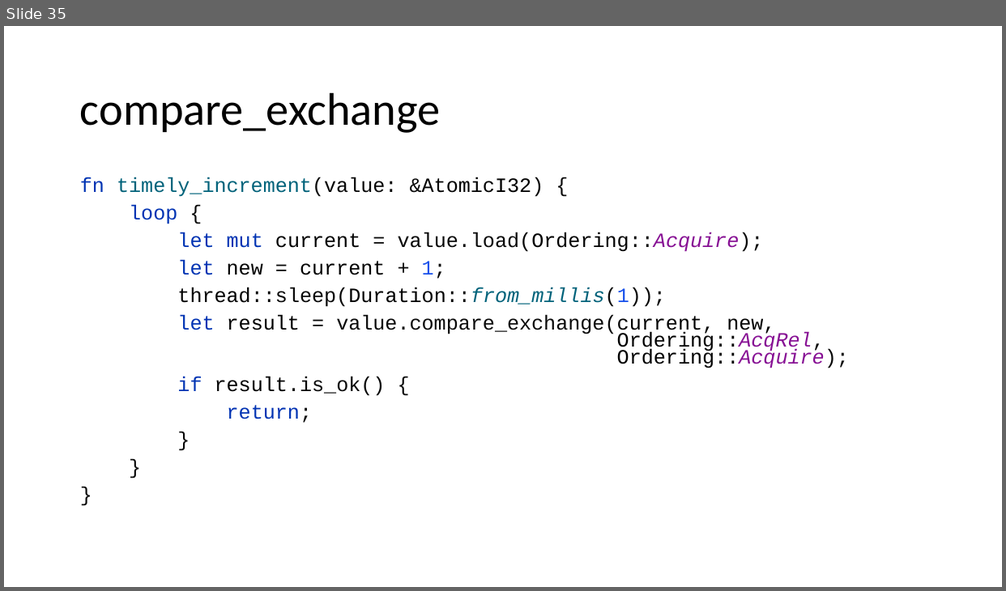
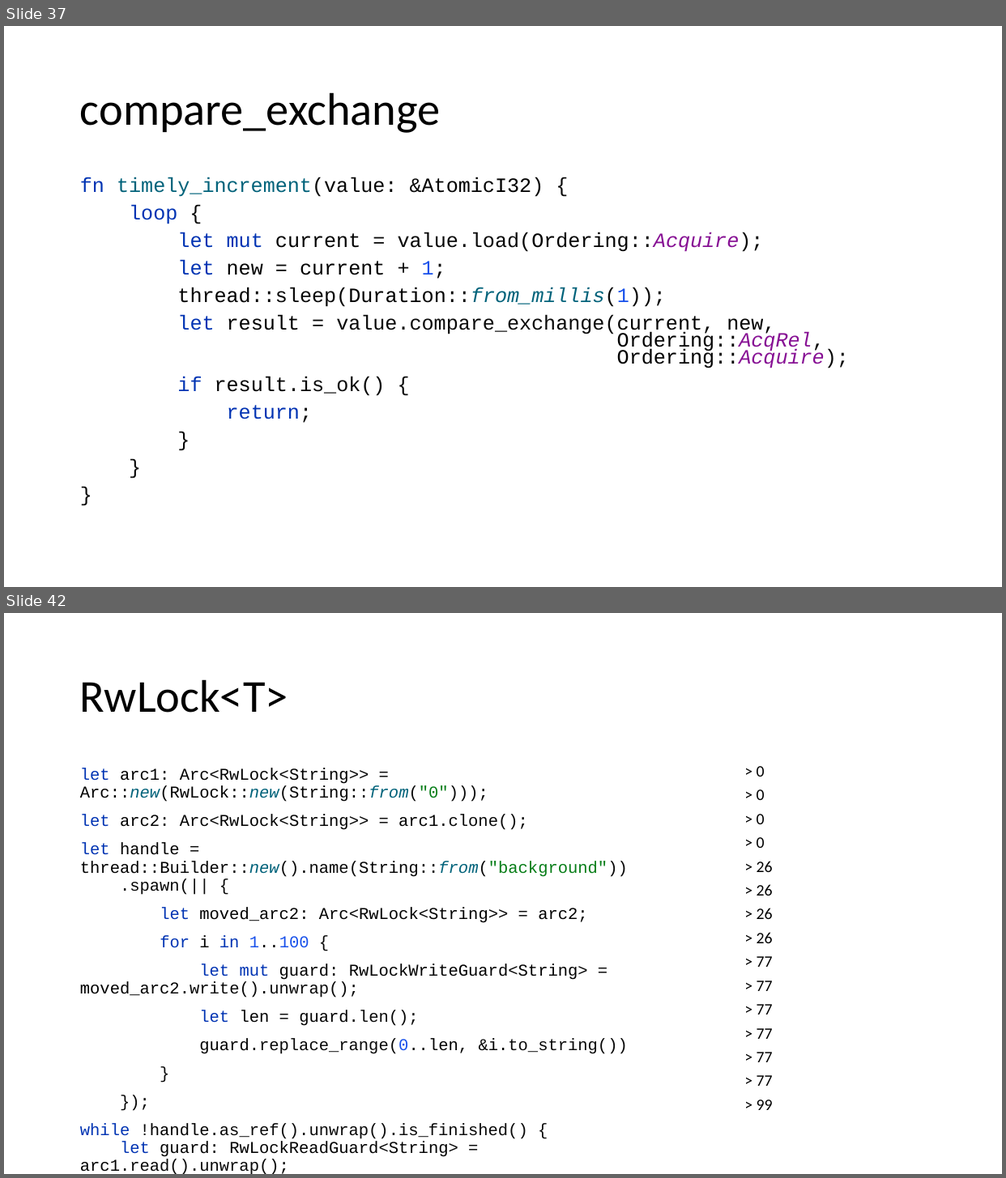
Before and after one commit to kugushev/course-rust-basics, a slide deck: src/11-Multithreading/11-Multithreading.pptx. Shown one above the other, each under a label of ours: slide 35 before the commit, slides 37 and 42 after it; the slides between them are not shown. The pictures are 1006x591 and 1006x1178 pixels, drawn with LibreOffice and Linux fonts; fonts in the diff are those of the drawing. Boxes give left, top, right and bottom in pixels: in the first picture for what was removed or moved away, otherwise in the second. Text is boxed around its words. In the diff, an @@ line names an element or a change of style, - is before the commit and + after.

```diff
--- a/src/11-Multithreading/11-Multithreading.pptx
+++ b/src/11-Multithreading/11-Multithreading.pptx
@@ slide 42 added at bbox=[4, 613, 1002, 1174], background #FFFFFF @@
@@ title added at bbox=[80, 679, 288, 713], 44 pt, text #000000 @@
+RwLock<T>
@@ text added at bbox=[80, 769, 628, 1174], 16 pt, text #000000 @@
+let arc1: Arc<RwLock<String>> = Arc::new(RwLock::new(String::from("0")));
+let arc2: Arc<RwLock<String>> = arc1.clone();
+let handle = thread::Builder::new().name(String::from("background"))
+.spawn(|| {
+let moved_arc2: Arc<RwLock<String>> = arc2;
+for i in 1..100 {
+let mut guard: RwLockWriteGuard<String> = moved_arc2.write().unwrap();
+let len = guard.len();
+guard.replace_range(0..len, &i.to_string())
+}
+});
+while !handle.as_ref().unwrap().is_finished() {
+let guard: RwLockReadGuard<String> = arc1.read().unwrap();
+println!("{guard}");
+}
@@ text added at bbox=[756, 766, 773, 1110], 15.4 pt, text #000000 @@
+> 0
+> 0
+> 0
+> 0
+> 26
+> 26
+> 26
+> 26
+> 77
+> 77
+> 77
+> 77
+> 77
+> 77
+> 99
@@ what was slide 35 is now slide 37 @@
```
Also in this commit, not shown: 11 other slides added, 2 slides removed, 1 other file.
